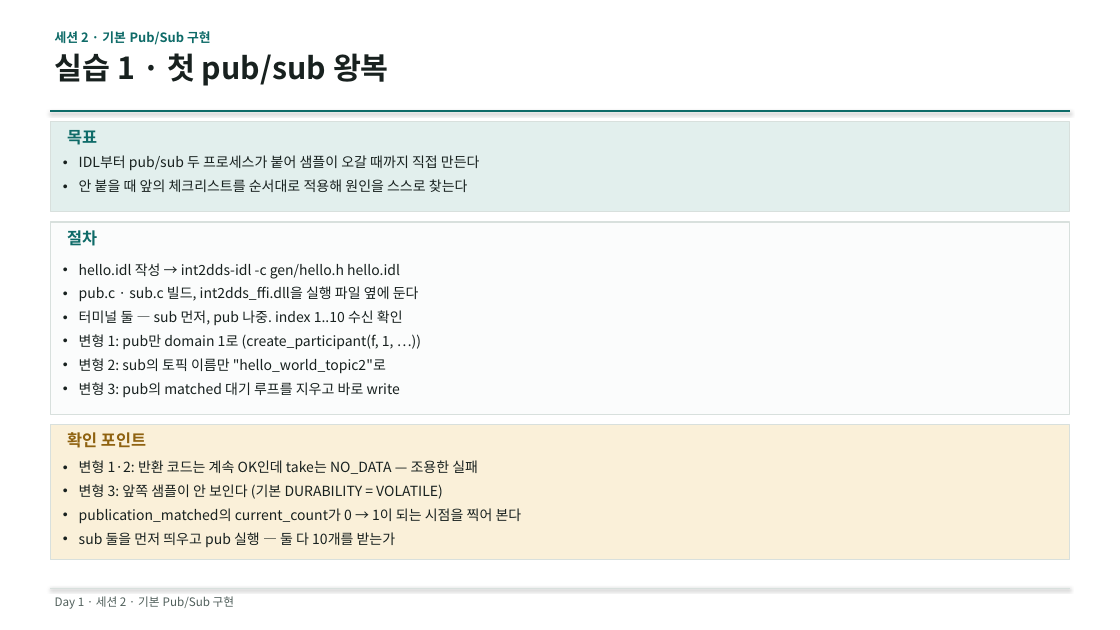
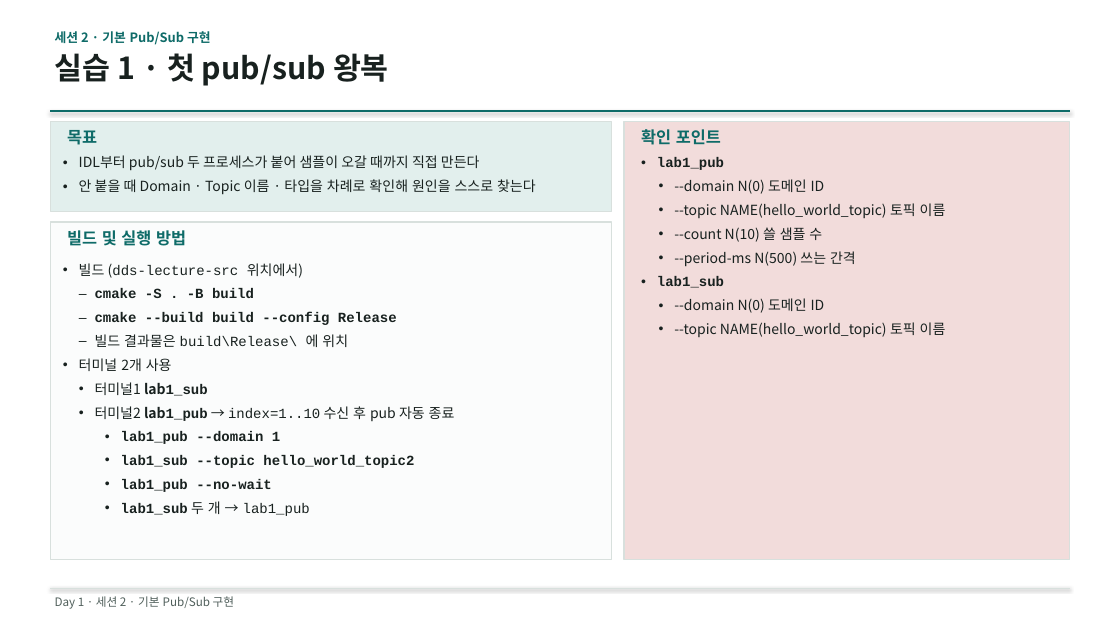
Before and after one commit to IntellectusCorp/int2DDS-lecture, a slide deck: slide 19 of int2dds-lecture.pptx. Drawn at 1120x630 pixels with LibreOffice and Linux fonts; fonts in the diff are those of the drawing. Boxes give left, top, right and bottom in pixels: in the first picture for what was removed or moved away, otherwise in the second. Text is boxed around its words. In the diff, an @@ line names an element or a change of style, - is before the commit and + after.

```diff
--- a/int2dds-lecture.pptx
+++ b/int2dds-lecture.pptx
@@ rectangle: place and size @@
-rectangle at bbox=[50, 122, 1070, 211]
+rectangle at bbox=[50, 122, 612, 211]
@@ rectangle added at bbox=[624, 122, 1070, 560], fill #F2DCDB, outline #D8E0DD 1 pt @@
@@ text "확인 포인트": place and size @@
-text "확인 포인트" at bbox=[67, 432, 146, 448]
+text "확인 포인트" at bbox=[641, 129, 721, 145]
@@ text "확인 포인트" at bbox=[641, 129, 721, 145]: text colour #8F6210 to #0E6B68 @@
@@ text at bbox=[79, 179, 536, 195]: text changed @@
-• 안 붙을 때 앞의 체크리스트를 순서대로 적용해 원인을 스스로 찾는다
+• 안 붙을 때 Domain · Topic 이름 · 타입을 차례로 확인해 원인을 스스로 찾는다
@@ text added at bbox=[657, 157, 946, 337], 12 pt, text #18211F @@
+• lab1_pub
+  • --domain N(0) 도메인 ID
+  • --topic NAME(hello_world_topic) 토픽 이름
+  • --count N(10) 쓸 샘플 수
+  • --period-ms N(500) 쓰는 간격
+• lab1_sub
+  • --domain N(0) 도메인 ID
+  • --topic NAME(hello_world_topic) 토픽 이름
@@ rectangle: place and size @@
-rectangle at bbox=[50, 222, 1070, 414]
+rectangle at bbox=[50, 222, 612, 559]
@@ text at bbox=[67, 230, 186, 246]: text changed @@
-절차
+빌드 및 실행 방법
@@ text at bbox=[79, 263, 455, 516]: text changed; font Noto Sans CJK KR to Courier New; bold on @@
-• hello.idl 작성 → int2dds-idl -c gen/hello.h hello.idl
-• pub.c · sub.c 빌드, int2dds_ffi.dll을 실행 파일 옆에 둔다
-• 터미널 둘 — sub 먼저, pub 나중. index 1..10 수신 확인
-• 변형 1: pub만 domain 1로 (create_participant(f, 1, …))
-• 변형 2: sub의 토픽 이름만 "hello_world_topic2"로
-• 변형 3: pub의 matched 대기 루프를 지우고 바로 write
+• 빌드 (dds-lecture-src 위치에서)
+– cmake -S . -B build
+– cmake --build build --config Release
+– 빌드 결과물은 build\Release\ 에 위치
+• 터미널 2개 사용
+• 터미널1 lab1_sub
+• 터미널2 lab1_pub → index=1..10 수신 후 pub 자동 종료
+  • lab1_pub --domain 1
+  • lab1_sub --topic hello_world_topic2
+  • lab1_pub --no-wait
+  • lab1_sub 두 개 → lab1_pub
@@ rectangle removed at bbox=[50, 425, 1070, 560] @@
@@ text removed at bbox=[79, 460, 522, 547] @@
-• 변형 1·2: 반환 코드는 계속 OK인데 take는 NO_DATA — 조용한 실패
-• 변형 3: 앞쪽 샘플이 안 보인다 (기본 DURABILITY = VOLATILE)
-• publication_matched의 current_count가 0 → 1이 되는 시점을 찍어 본다
-• sub 둘을 먼저 띄우고 pub 실행 — 둘 다 10개를 받는가
```
Also in this commit, not shown: 14 other slides changed, 6 slides added, 5 slides removed.
